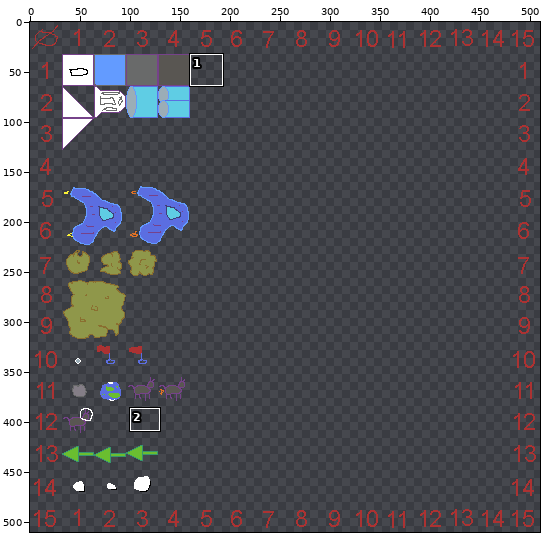
Two states of a sprite sheet, src-deploy/public/ludumDare43/images/ship-001.png. Above, an overview of the earlier version with the close-up marked.
Close-up. Before:
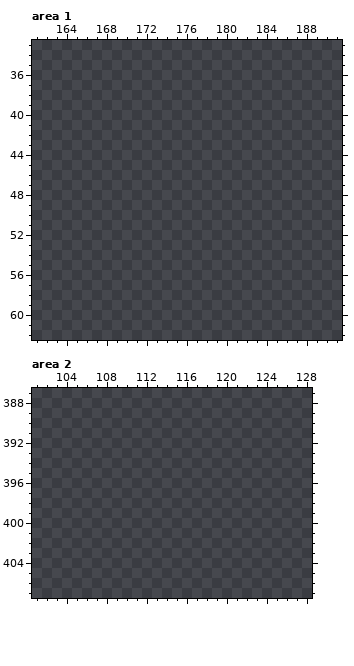
The file is 512x512 pixels. Shown: area 1: x 161..191, y 33..62; area 2: x 101..128, y 387..407. The wide view leaves out empty margins. The commit also changed other parts of the picture, which this record leaves out.
Palette (. is transparent): 
Once edited:
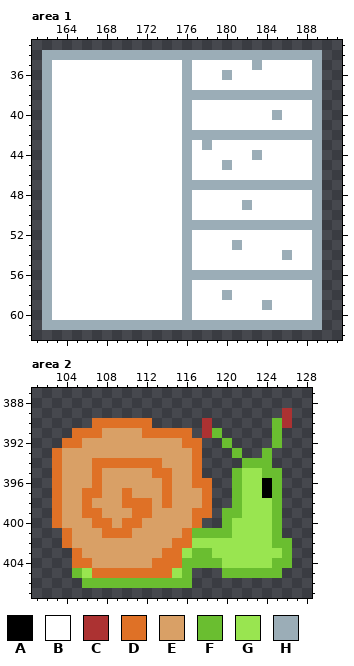
Colours new in this view: A #000000  B #ffffff  C #ac3232  D #df7126  E #d9a066  F #6abe30  G #99e550  H #9badb7
Diff:
Changed rows in their new state; - is an unchanged pixel.
Area 1:
first column x 162:
34 HHHHHHHHHHHHHHHHHHHHHHHHHHHH
35 HBBBBBBBBBBBBBHBBBBBBHBBBBBH
36 HBBBBBBBBBBBBBHBBBHBBBBBBBBH
37 HBBBBBBBBBBBBBHBBBBBBBBBBBBH
38 HBBBBBBBBBBBBBHHHHHHHHHHHHHH
39 HBBBBBBBBBBBBBHBBBBBBBBBBBBH
40 HBBBBBBBBBBBBBHBBBBBBBBHBBBH
41 HBBBBBBBBBBBBBHBBBBBBBBBBBBH
42 HBBBBBBBBBBBBBHHHHHHHHHHHHHH
43 HBBBBBBBBBBBBBHBHBBBBBBBBBBH
44 HBBBBBBBBBBBBBHBBBBBBHBBBBBH
45 HBBBBBBBBBBBBBHBBBHBBBBBBBBH
46 HBBBBBBBBBBBBBHBBBBBBBBBBBBH
47 HBBBBBBBBBBBBBHHHHHHHHHHHHHH
48 HBBBBBBBBBBBBBHBBBBBBBBBBBBH
49 HBBBBBBBBBBBBBHBBBBBHBBBBBBH
50 HBBBBBBBBBBBBBHBBBBBBBBBBBBH
51 HBBBBBBBBBBBBBHHHHHHHHHHHHHH
52 HBBBBBBBBBBBBBHBBBBBBBBBBBBH
53 HBBBBBBBBBBBBBHBBBBHBBBBBBBH
54 HBBBBBBBBBBBBBHBBBBBBBBBHBBH
55 HBBBBBBBBBBBBBHBBBBBBBBBBBBH
56 HBBBBBBBBBBBBBHHHHHHHHHHHHHH
57 HBBBBBBBBBBBBBHBBBBBBBBBBBBH
58 HBBBBBBBBBBBBBHBBBHBBBBBBBBH
59 HBBBBBBBBBBBBBHBBBBBBBHBBBBH
60 HBBBBBBBBBBBBBHBBBBBBBBBBBBH
61 HHHHHHHHHHHHHHHHHHHHHHHHHHHH
Area 2:
first column x 103:
389 -----------------------C
390 ----DDDDDD-----C------FC
391 --DDDEEEEDDDDD-CF-----F-
392 -DDEEEEEEEEEEDD--F----F-
393 DEEEEEEEEEEEEED---F--F--
394 DEEEDDDDDDDEEED----FFF--
395 DEEEDEEEEEDDEED---FGGFF-
396 DEEEDEEEEEEDEEDD--FGGAF-
397 DEEDDEEDEEEDEEED--FGGAF-
398 DEEDEEEDDDEDEEED--FGGGF-
399 DEEDDEEEDDEEEEDD-FFGGGF-
400 DEEEDDEDDEEEEED--FGGGGF-
401 -DEEEDDDEEEEEDFFFFGGGGF-
402 -DEEEEEEEEEEDDGGGGGGGGFF
403 --DEEEEEEEEDDGFFGGGGGGGF
404 --DDEEEEEEDDDFFFFGGGGGFF
405 --FGDDDDDDDDGF---FFFFFF-
406 ---FFFFFFFFFFF----------
